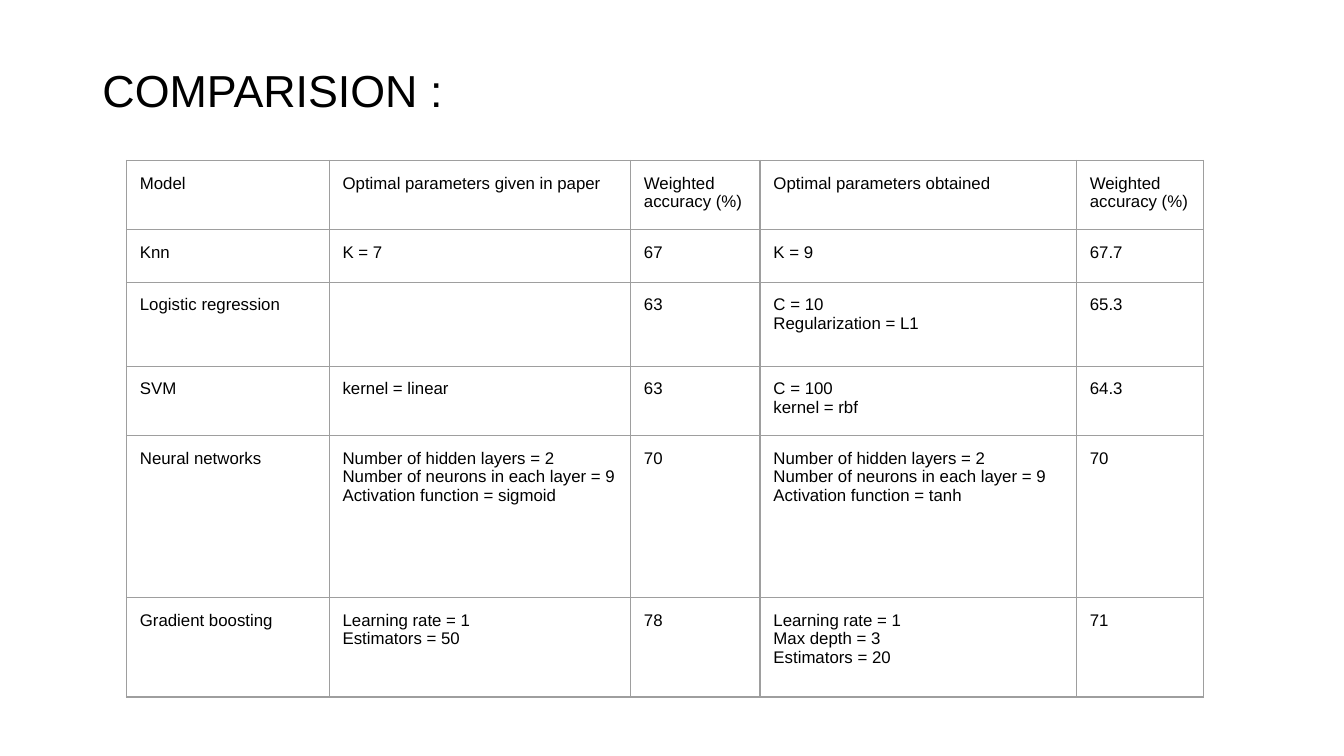
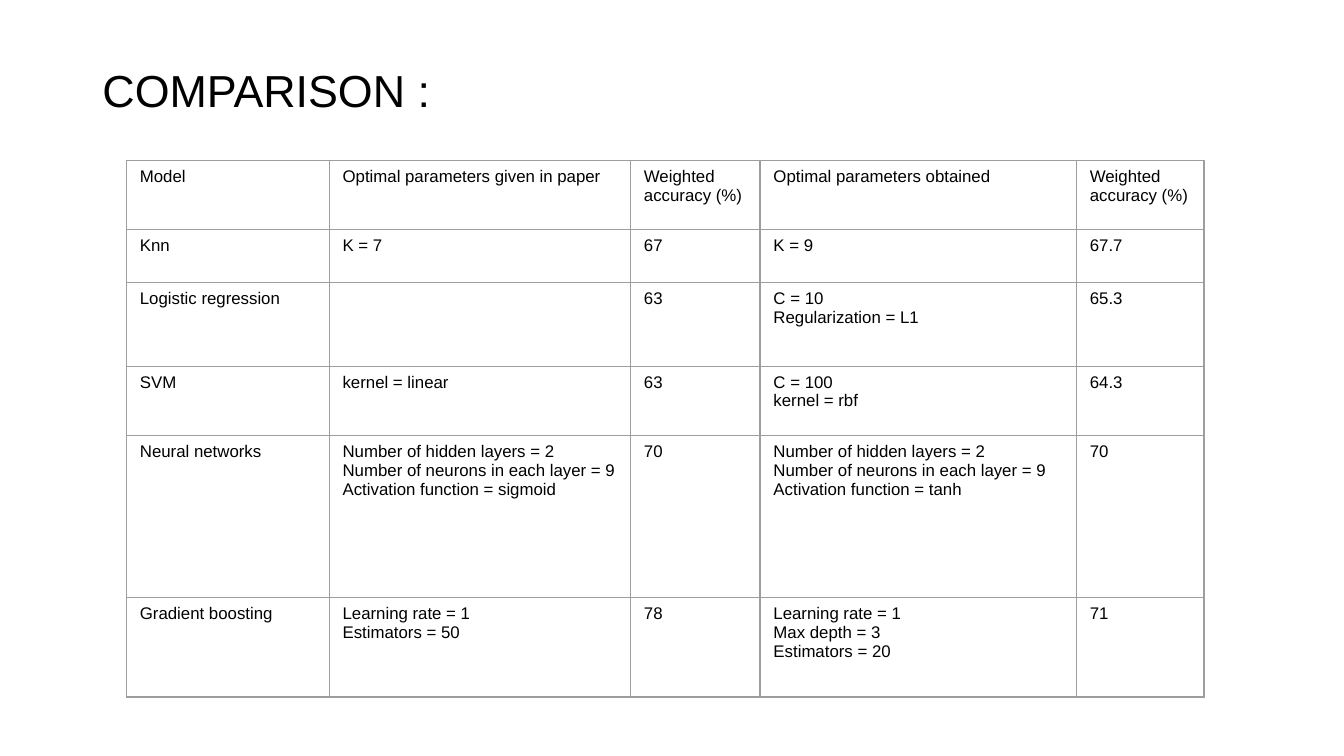
Before and after one commit to yaswanthkoravi/SMAI-Project, a slide deck: slide 28 of presentation.pptx. Drawn at 1344x756 pixels with LibreOffice and Linux fonts; fonts in the diff are those of the drawing. Boxes give left, top, right and bottom in pixels: in the first picture for what was removed or moved away, otherwise in the second. Text is boxed around its words. In the diff, an @@ line names an element or a change of style, - is before the commit and + after.

```diff
--- a/presentation.pptx
+++ b/presentation.pptx
@@ text at <box>102,75,405,108</box>: text changed @@
-COMPARISION :
+COMPARISON :
@@ table at <box>126,160,1203,696</box> @@
@@ borders changed @@
```
Also in this commit, not shown: 14 other slides changed, 2 other files.
